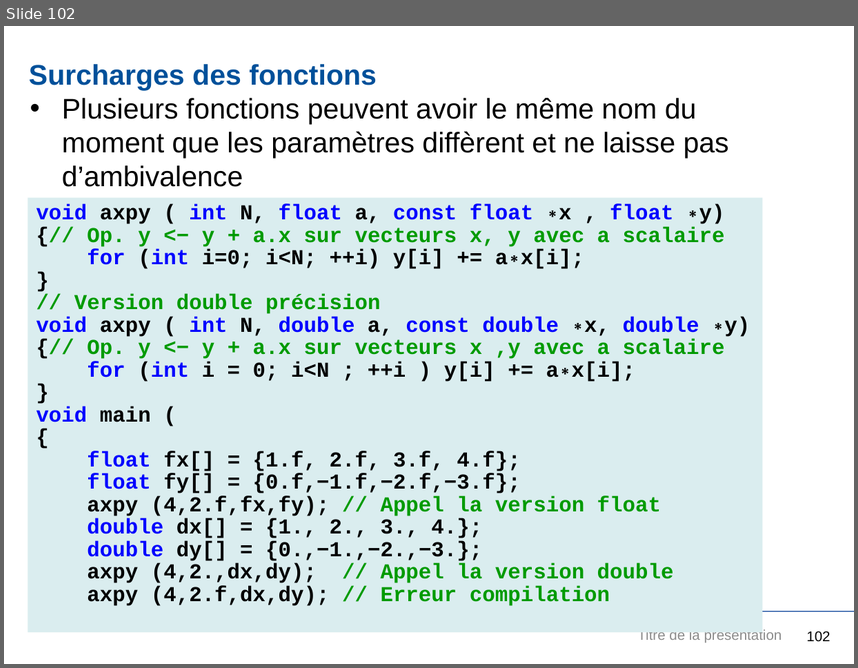
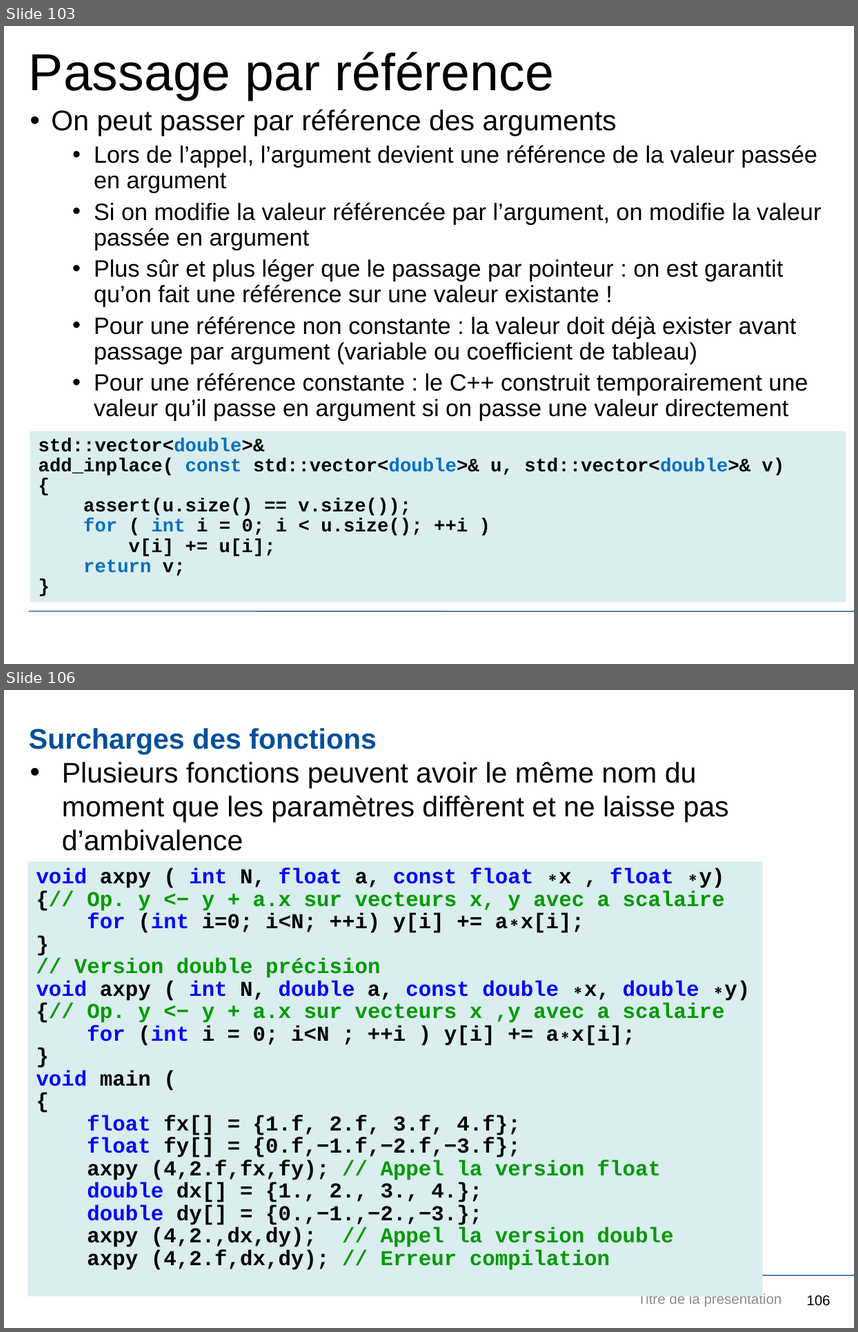
Before and after one commit to JuvignyEnsta/C-2020, a slide deck: Transparents/InitiationCpp.pptx. Shown one above the other, each under a label of ours: slide 102 before the commit, slides 103 and 106 after it; the slides between them are not shown. The pictures are 858x668 and 858x1332 pixels, drawn with LibreOffice and Linux fonts; fonts in the diff are those of the drawing; background and template pictures are left out. Boxes give left, top, right and bottom in pixels: in the first picture for what was removed or moved away, otherwise in the second. Text is boxed around its words. In the diff, an @@ line names an element or a change of style, - is before the commit and + after.

```diff
--- a/Transparents/InitiationCpp.pptx
+++ b/Transparents/InitiationCpp.pptx
@@ slide 103 added at (4, 26, 854, 664), background #FFFFFF; not listed: 1 template element that a slide beside it also shows @@
@@ title added at (29, 52, 554, 100), 44 pt, text #000000 @@
+Passage par référence
@@ subtitle added at (51, 109, 821, 420), 20 pt, text #000000 @@
+• On peut passer par référence des arguments
+  • Lors de l’appel, l’argument devient une référence de la valeur passée en argument
+  • Si on modifie la valeur référencée par l’argument, on modifie la valeur passée en argument
+  • Plus sûr et plus léger que le passage par pointeur : on est garantit qu’on fait une référence sur une valeur existante !
+  • Pour une référence non constante : la valeur doit déjà exister avant passage par argument (variable ou coefficient de tableau)
+  • Pour une référence constante : le C++ construit temporairement une valeur qu’il passe en argument si on passe une valeur directement
@@ rectangle added at (30, 430, 846, 601), fill #DAEDEF, 16 pt, text #000000, bold @@
+std::vector<double>&
+add_inplace( const std::vector<double>& u, std::vector<double>& v)
+{
+assert(u.size() == v.size());
+for ( int i = 0; i < u.size(); ++i )
+v[i] += u[i];
+return v;
+}
@@ what was slide 102 is now slide 106 @@
@@ page number at (806, 1294, 830, 1305): text changed @@
-102
+106
```
Also in this commit, not shown: 3 slides changed, 3 other slides added, 1 other file.
